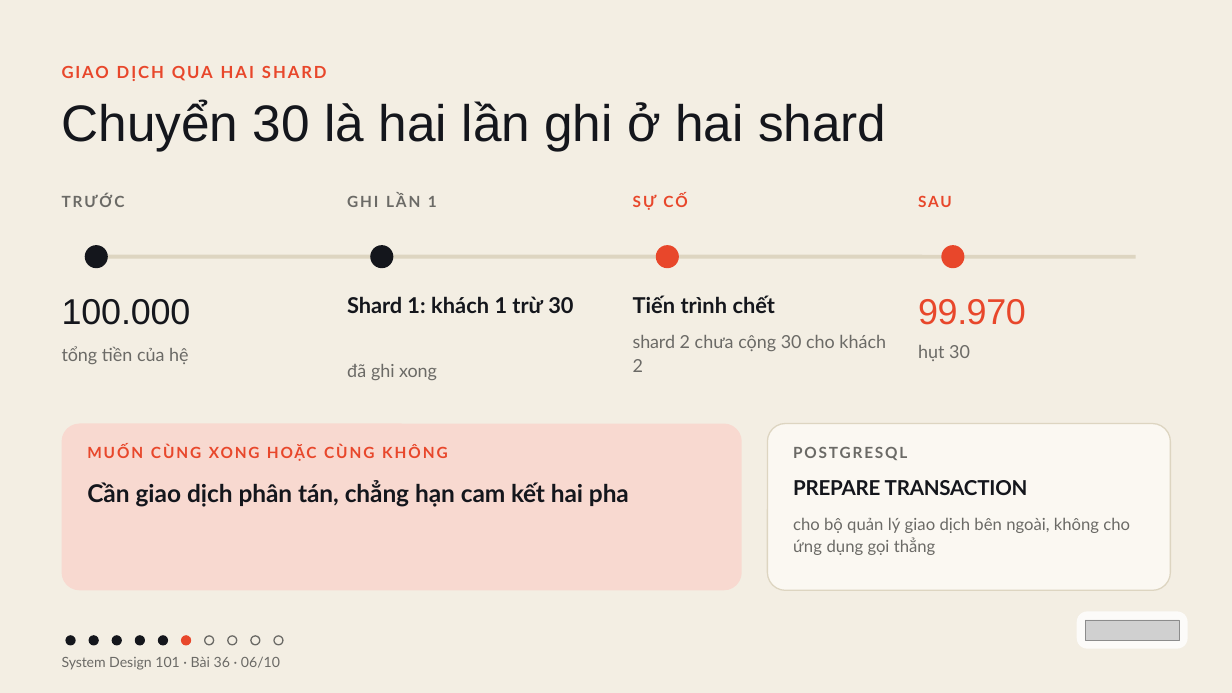
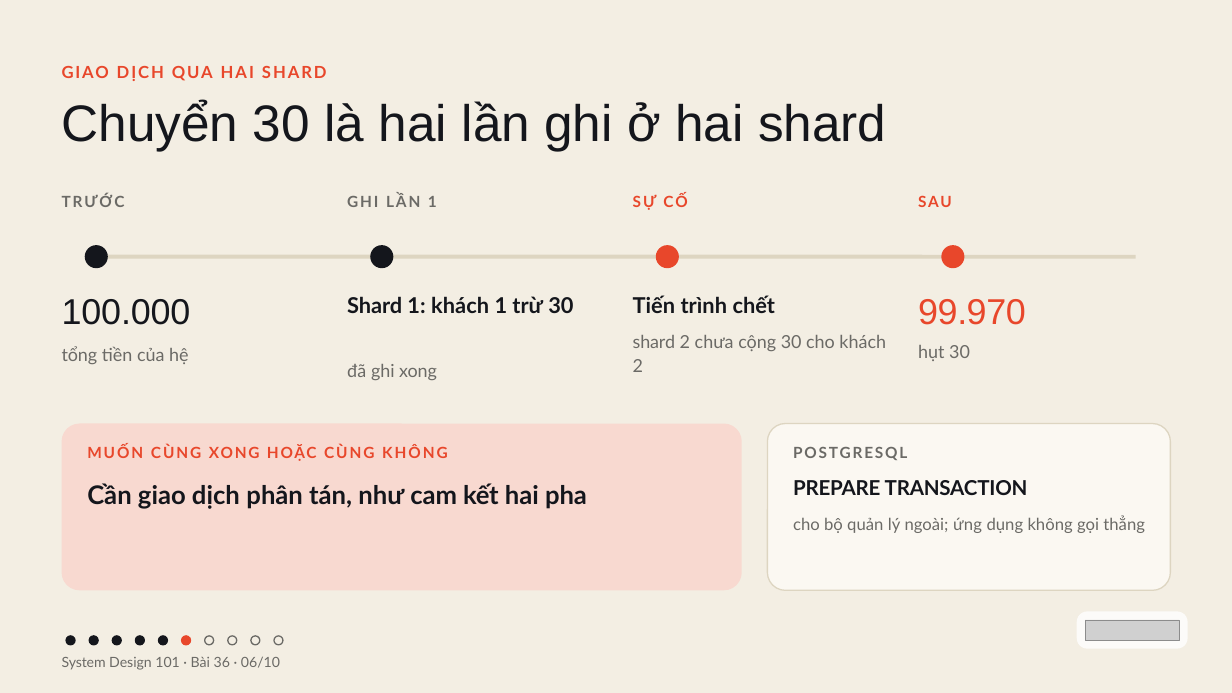
Before and after one commit to vohoailinh90/tool-marketing-studio, a slide deck: slide 6 of system-design-101/vi/lessons/sd-04-036/slides/sd-04-036.pptx. Drawn at 1232x693 pixels with LibreOffice and Linux fonts; fonts in the diff are those of the drawing; grey boxes stand for pictures. Boxes give left, top, right and bottom in pixels: in the first picture for what was removed or moved away, otherwise in the second. Text is boxed around its words. In the diff, an @@ line names an element or a change of style, - is before the commit and + after.

```diff
--- a/system-design-101/vi/lessons/sd-04-036/slides/sd-04-036.pptx
+++ b/system-design-101/vi/lessons/sd-04-036/slides/sd-04-036.pptx
@@ text at [87, 483, 587, 509]: text changed; size 28.6 to 30 pt @@
-Cần giao dịch phân tán, chẳng hạn cam kết hai pha
+Cần giao dịch phân tán, như cam kết hai pha
@@ text at [793, 516, 1145, 533]: text changed @@
-cho bộ quản lý giao dịch bên ngoài, không cho ứng dụng gọi thẳng
+cho bộ quản lý ngoài; ứng dụng không gọi thẳng
```
Also in this commit, not shown: 7 other slides changed.
